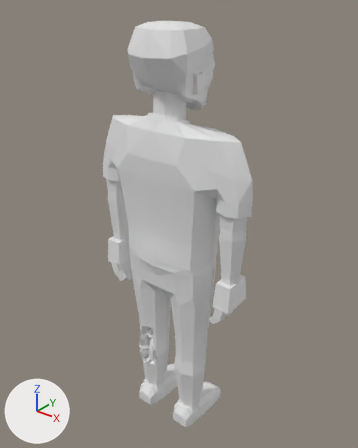
The glTF model assets/models/zombie_civilian_m_b8.glb: old version first, new version second.
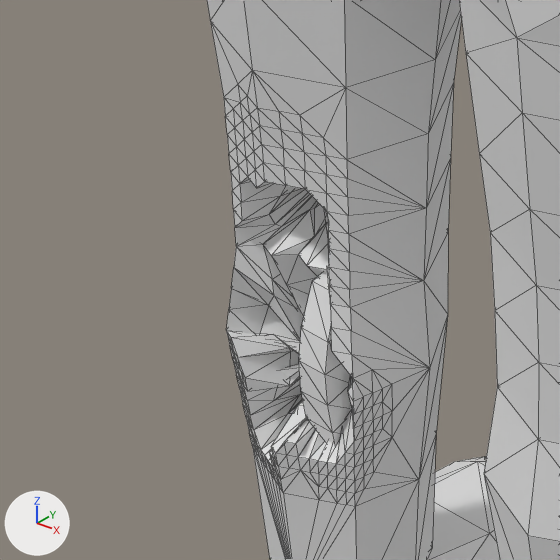
There are two pictures of each version: one whole from a 50 mm lens placed at (1.296, -1.567, 2.068), pointed at (-0.014, 0.07, 1.053), one close up on the part from 30% to 52% of the width and 67% to 84% of the height. The lights are fixed; the arrows at lower left show +X, +Y and +Z. The last two pictures show the newer version. The close-ups show mesh edges as thin lines. Vertices at exactly the same position are counted once.

Objects in the first close-up: 'zombie_civilian_m_b8'.
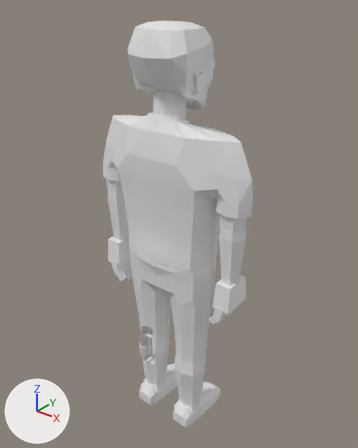
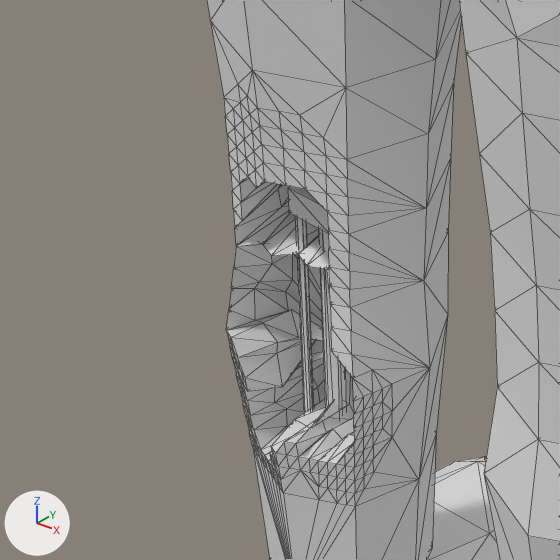
Boxes (x1, y1, x2, y2) around the edits, measured in the close-ups (560 x 560 px; the box of a moved part takes in the faces that stretch with it):
part 1 of me_zombie_civilian_m_b8, added: after (288, 186, 328, 233)
part 2 of me_zombie_civilian_m_b8, moved or reshaped: before (226, 196, 354, 465); after (226, 213, 354, 465)

Patch to the scene script:
```diff
--- a/assets/models/zombie_civilian_m_b8.glb.py
+++ b/assets/models/zombie_civilian_m_b8.glb.py
@@ me_zombie_civilian_m_b8 @@
 # used by ob_zombie_civilian_m_b8; location = (0.0, 0.0, 0.0)
-me_zombie_civilian_m_b8.from_pydata(...)  # 1709 vertices, 3258 faces; spans x -0.41..0.41, y -0.16..0.22, z 0.0..1.94
+me_zombie_civilian_m_b8.from_pydata(...)  # 1725 vertices, 3274 faces; spans x -0.41..0.41, y -0.16..0.22, z 0.0..1.94
+# me_zombie_civilian_m_b8 part 1: a new loose piece, a box spanning x -0.138..-0.1, y -0.036..-0.005, z 0.441..0.463
+# me_zombie_civilian_m_b8 part 2
+# 35 vertices are removed from x -0.14..-0.09, y -0.06..0.05, z 0.25..0.46
+# 128 faces are deleted
+# 3 vertices in x -0.13..-0.11, y -0.05..-0.04, z 0.26..0.28 move by (0.0, 0.0, -0.01)
+# 3 vertices in x -0.15..-0.14, y -0.04..0.0, z 0.29..0.45 move by (-0.01, 0.01, 0.0)
+# 3 vertices in x -0.15..-0.14, y -0.05..-0.03, z 0.37..0.48 move by (-0.01, 0.02, 0.02)
+# 3 vertices in x -0.13..-0.11, y -0.04..-0.03, z 0.48..0.51 move by (0.0, 0.01, 0.01)
+# 115 vertices move from x -0.17..-0.08, y -0.05..0.05, z 0.23..0.49 to x -0.18..-0.06, y -0.04..0.06, z 0.1..0.53
+# 35 vertices are added at x -0.16..-0.07, y -0.04..0.05, z 0.1..0.5
+# 120 new faces join them
+# other edits to the shape of me_zombie_civilian_m_b8 do not show in these pictures
```
